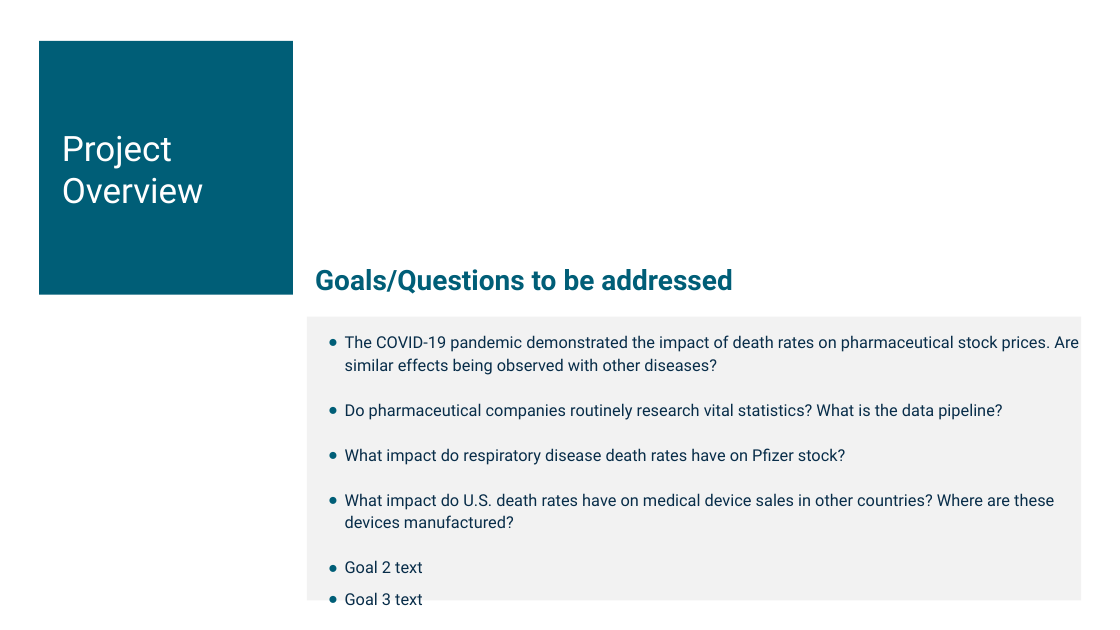
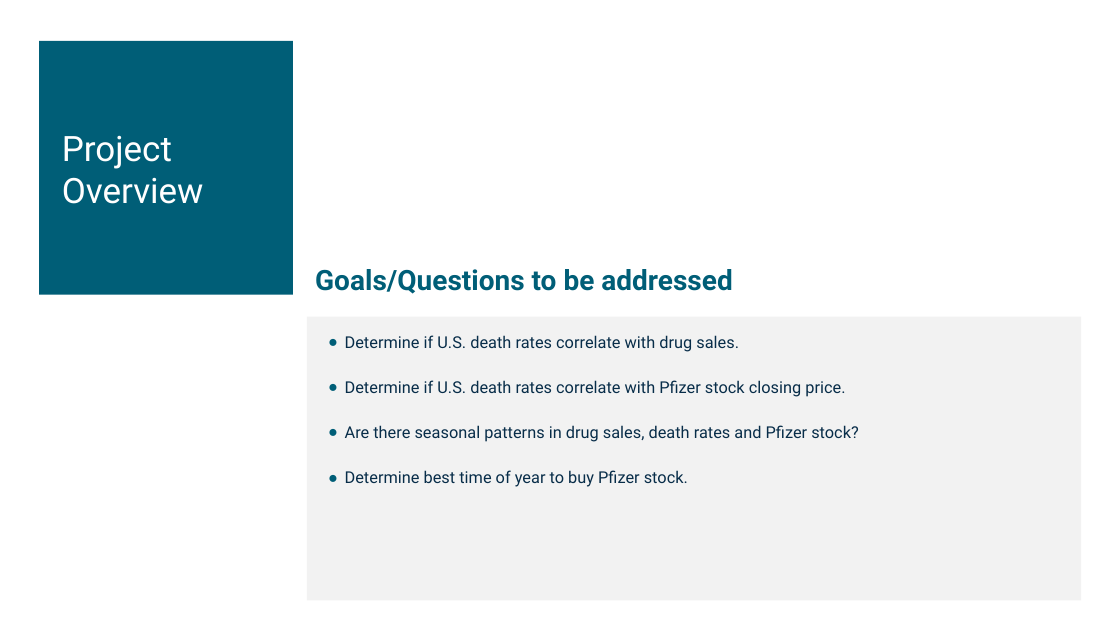
Before and after one commit to Birdfeathers/Project1--Healthcare_Devices, a slide deck: slide 3 of AI_Bootcamp_Project_1_Template - DRAFT FOR REVIEW 10.17.24.pptx. Drawn at 1120x630 pixels with LibreOffice and Linux fonts; fonts in the diff are those of the drawing. Boxes give left, top, right and bottom in pixels: in the first picture for what was removed or moved away, otherwise in the second. Text is boxed around its words. In the diff, an @@ line names an element or a change of style, - is before the commit and + after.

```diff
--- a/AI_Bootcamp_Project_1_Template - DRAFT FOR REVIEW 10.17.24.pptx
+++ b/AI_Bootcamp_Project_1_Template - DRAFT FOR REVIEW 10.17.24.pptx
@@ text at [345, 335, 859, 487]: text changed @@
-● The COVID-19 pandemic demonstrated the impact of death rates on pharmaceutical stock prices. Are similar effects being observed with other diseases?
-● Do pharmaceutical companies routinely research vital statistics? What is the data pipeline?
-● What impact do respiratory disease death rates have on Pfizer stock?
-● What impact do U.S. death rates have on medical device sales in other countries? Where are these devices manufactured?
-● Goal 2 text
-● Goal 3 text
+● Determine if U.S. death rates correlate with drug sales.
+● Determine if U.S. death rates correlate with Pfizer stock closing price.
+● Are there seasonal patterns in drug sales, death rates and Pfizer stock?
+● Determine best time of year to buy Pfizer stock.
```
Also in this commit, not shown: 8 other slides changed, 4 slides added, 2 slides removed, 1 other file.
